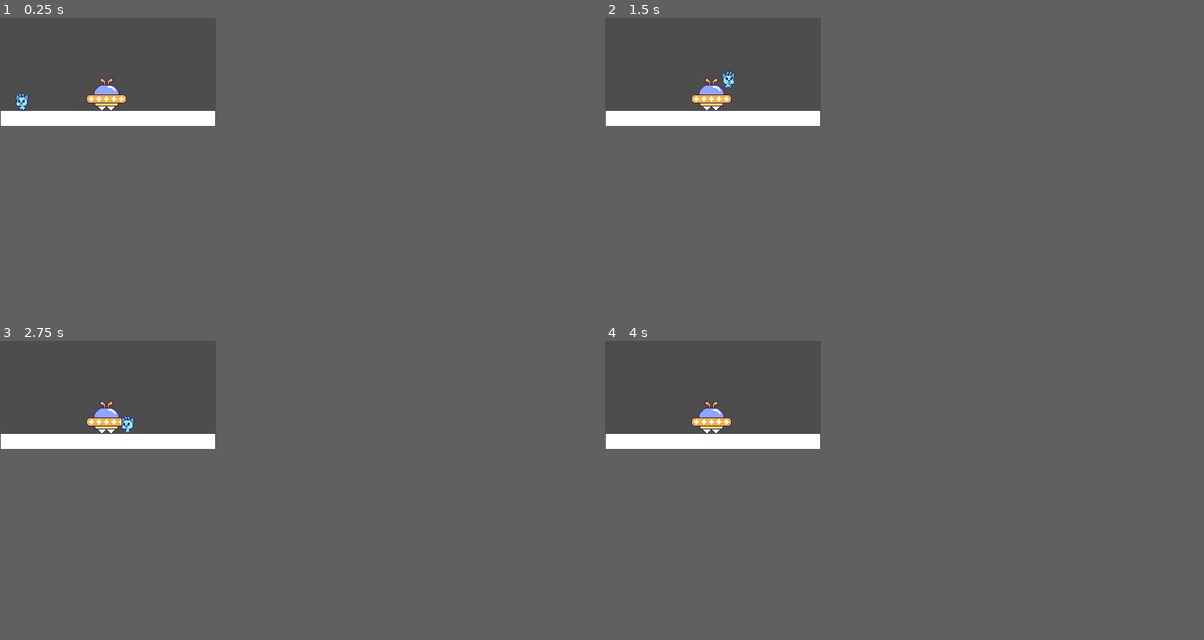
Above: before the commit, frames 1-4 (two rows, left to right).
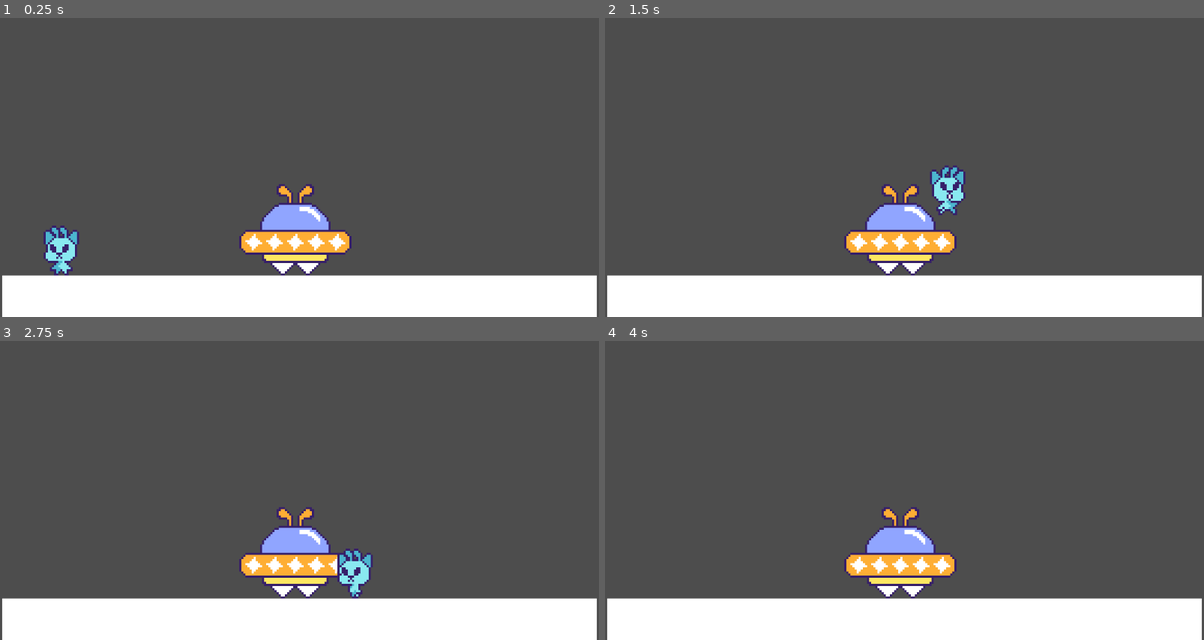
Above: after the commit, the same moments.

Repository: Zazorah/secret-santa-2025
Game: Godot game, scene res://World/Placeholder/TestRoom.tscn
Same seed, same stepped clock (60 frames per second), same inputs: the game is played once before the commit and once after it.
Inputs:
- Up to frame 1 (0.25 s): no input
- Up to frame 2 (1.5 s): tap Enter at 0.5 s; hold D (move_right) from 0.53 s (still down); tap W (jump) at 0.77 s
- Up to frame 3 (2.75 s): tap W (jump) at 1.52 s; release D (move_right) at 2.03 s; hold A (move_left) from 2.03 s (still down)
- Up to frame 4 (4 s): release A (move_left) at 2.78 s; hold D (move_right) from 2.78 s (still down); tap W (jump) at 3.02, 3.77 s
In our replay, the window is 288x144 before the commit and 799x399 after it. These sizes can differ from the game's own. Grey fills any space a smaller window leaves; there, only what the larger window draws over its background counts as a difference.

The runs differ from the first frame. In frame 1, 20% of the frame differs, in the area x 0-100%, y 20-100%; in frame 2, 20%, in the area x 0-100%, y 17-100%; in frame 3, 20%; in frame 4, 19%.

Commit message:
Properly Set Window Properties

Diff:
--- a/project.godot
+++ b/project.godot
@@ -19,7 +19,10 @@
 
 window/size/viewport_width=288
 window/size/viewport_height=144
-window/size/resizable=false
+window/size/window_width_override=1152
+window/size/window_height_override=576
+window/stretch/mode="canvas_items"
+window/stretch/scale_mode="integer"
 
 [input]
 
